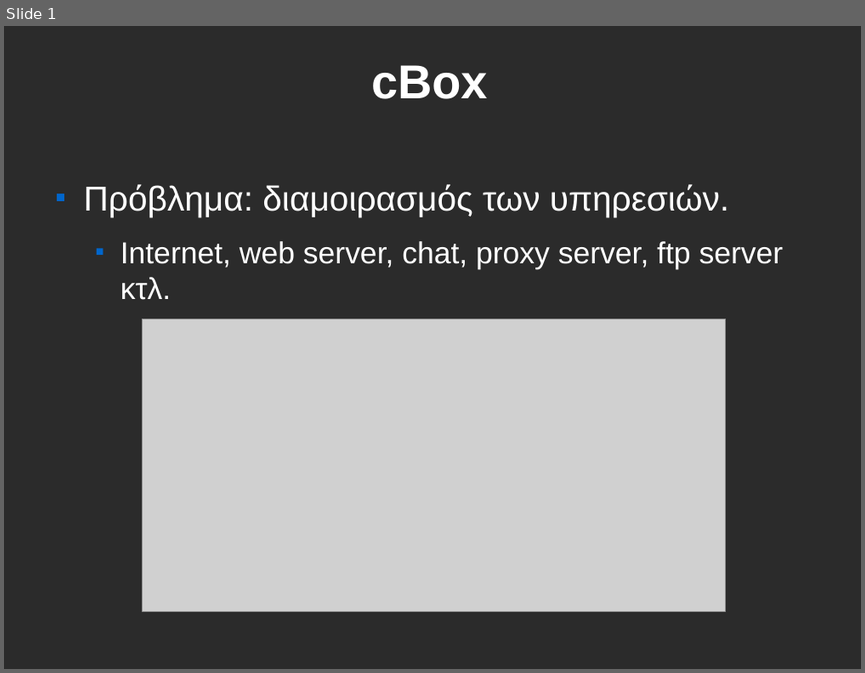
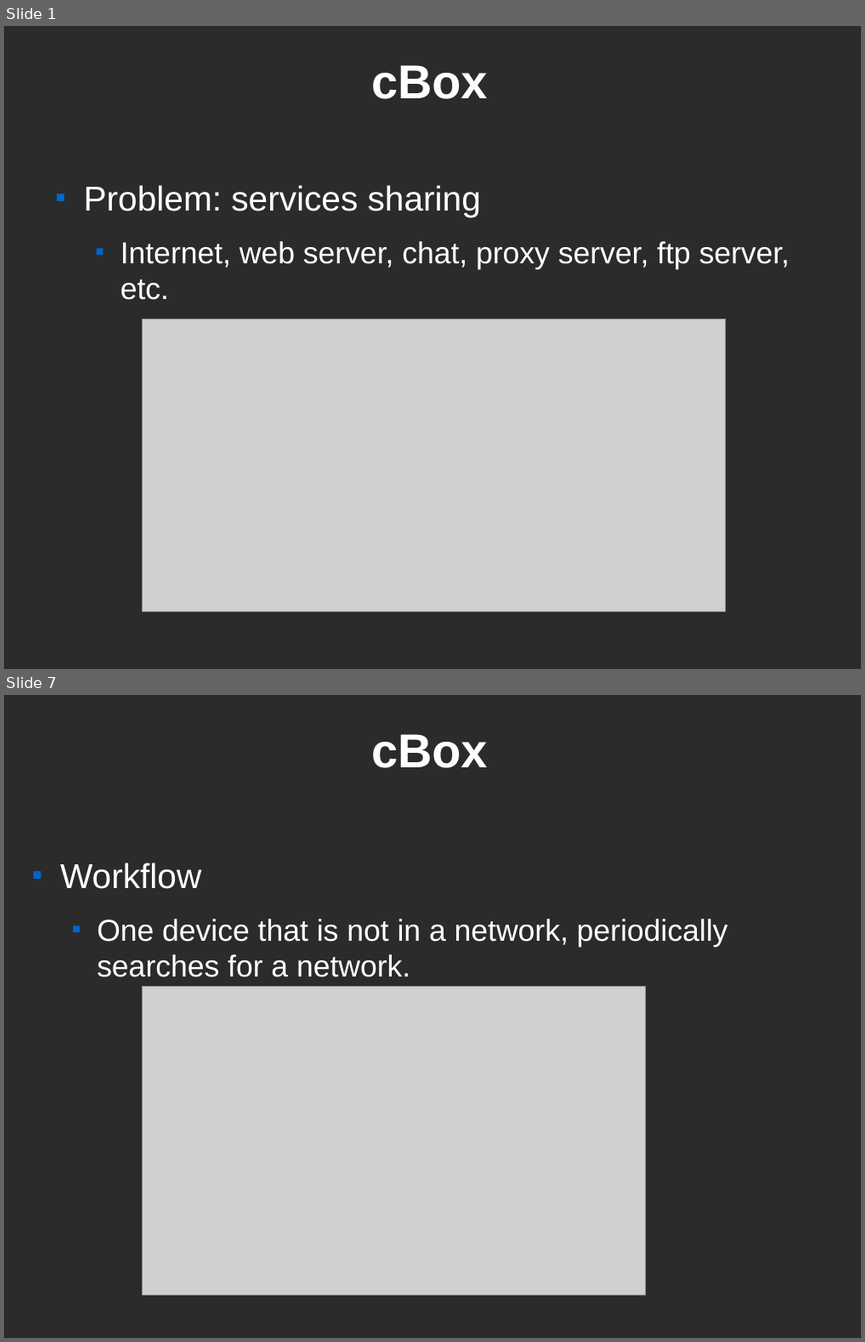
Before and after one commit to CEID-DS/cbox, a slide deck: doc/fosscomm/ZeroConf.odp. Shown one above the other, each under a label of ours: slide 1 before the commit, slides 1 and 7 after it; the slides between them are not shown. The pictures are 865x673 and 865x1342 pixels, drawn with LibreOffice and Linux fonts; fonts in the diff are those of the drawing; grey boxes stand for pictures; background and template pictures are left out; a plain dark background stands for a picture behind light text. Boxes give left, top, right and bottom in pixels: in the first picture for what was removed or moved away, otherwise in the second. Text is boxed around its words. In the diff, an @@ line names an element or a change of style, - is before the commit and + after.

```diff
--- a/doc/fosscomm/ZeroConf.odp
+++ b/doc/fosscomm/ZeroConf.odp
@@ slide 7 added at [4,695,861,1338], background picture (left out) @@
@@ title added at [371,734,488,768], 44 pt, text #FFFFFF, bold @@
+cBox
@@ text added at [60,862,728,977], 28 pt, text #FFFFFF @@
+■ Workflow
+  ■ One device that is not in a network, periodically searches for a network.
@@ picture added at [143,987,646,1294] @@
@@ slide 1 changed as well @@
@@ text at [84,185,790,300]: text changed @@
-■ Πρόβλημα: διαμοιρασμός των υπηρεσιών.
-  ■ Internet, web server, chat, proxy server, ftp server κτλ.
+■ Problem: services sharing
+  ■ Internet, web server, chat, proxy server, ftp server, etc.
```
Also in this commit, not shown: 9 other slides added, 9 slides removed, 1 other file.
